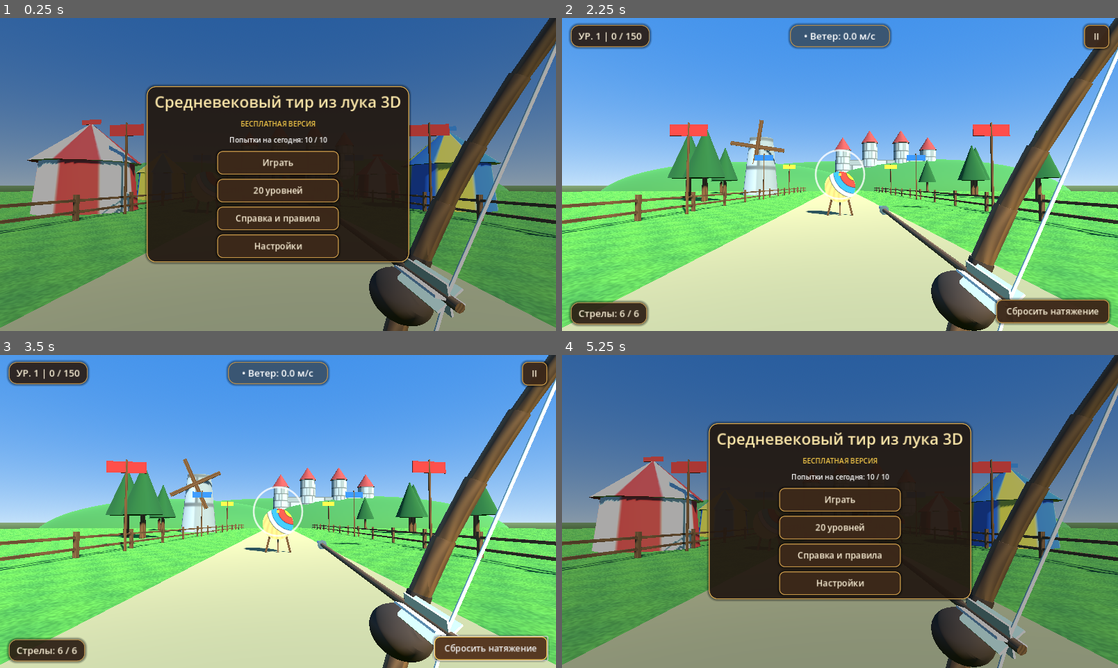
Above: before the commit, frames 1-4 (two rows, left to right).
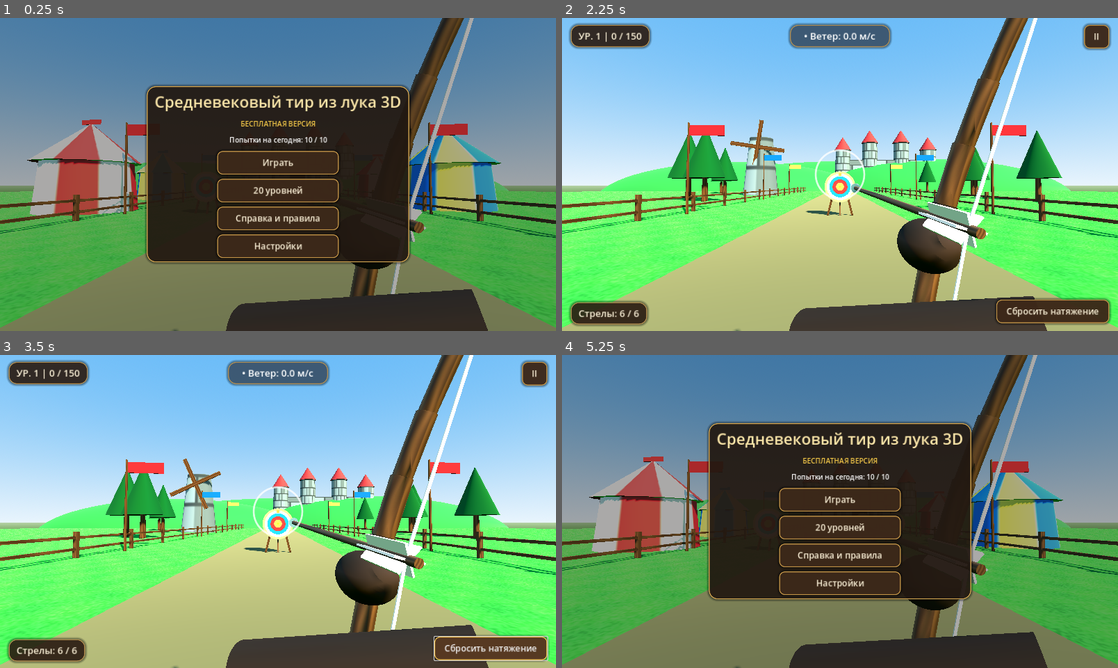
Above: after the commit, the same moments.

Repository: o1egkl/medieval-archery-3d
Game: Godot game, scene res://scenes/main.tscn
Two runs of this game, one before a commit and one after it. Both use one fixed random seed, a clock stepped at 60 frames per second and the inputs below.
Inputs:
- Up to frame 1 (0.25 s): no input
- Up to frame 2 (2.25 s): click "Играть" at 0.5 s; click "II" at 1.25 s; click "Играть" at 2 s
- Up to frame 3 (3.5 s): click "Сбросить натяжение" at 2.75 s
- Up to frame 4 (5.25 s): click "II" at 3.5 s; click "20 уровней" at 4.25 s; click "Назад" at 5 s

The runs differ from the first frame. In frame 1, 58% of the frame differs, in the area x 0-100%, y 0-100%; in frame 2, 84%; in frame 3, 84%; in frame 4, 58%.

Commit message:
Fix target ring centering, bow framing, flag pivots and lighting

Diff:
--- a/scripts/gameplay/bow_controller.gd
+++ b/scripts/gameplay/bow_controller.gd
@@ -32,8 +32,8 @@
 
 func _build_first_person_bow() -> void:
 	_bow_node = Node3D.new()
-	_bow_node.position = Vector3(0.28, -0.24, -0.58)
-	_bow_node.rotation_degrees = Vector3(4.0, 6.0, -18.0)
+	_bow_node.position = Vector3(0.20, -0.12, -0.56)
+	_bow_node.rotation_degrees = Vector3(2.0, 10.0, -14.0)
 	add_child(_bow_node)
 
 	var wood_mat := StandardMaterial3D.new()
@@ -250,4 +250,4 @@
 	_update_bowstring(draw_ratio)
 	if _bow_node != null:
 		var idle_bob := sin(Time.get_ticks_msec() * 0.002) * 0.008
-		_bow_node.position = Vector3(0.28, -0.24 + idle_bob - _recoil * 0.03, -0.58 + _recoil * 0.04)
+		_bow_node.position = Vector3(0.20, -0.12 + idle_bob - _recoil * 0.03, -0.56 + _recoil * 0.04)
--- a/scripts/gameplay/level_scene.gd
+++ b/scripts/gameplay/level_scene.gd
@@ -13,7 +13,7 @@
 var _env_root: Node3D
 var _targets_root: Node3D
 var _arrows_root: Node3D
-var _flags: Array[MeshInstance3D] = []
+var _flags: Array[Node3D] = []
 var _windmill_blades: Node3D
 
 var level_cfg: Dictionary = {}
@@ -121,14 +121,14 @@
 			sky_mat.ground_bottom_color = Color(0.22, 0.36, 0.16)
 			sky_mat.ground_horizon_color = Color(0.55, 0.68, 0.50)
 			light.light_color = Color(1.0, 0.96, 0.86)
-			light.light_energy = 1.35
+			light.light_energy = 1.05
 		"tournament":
 			sky_mat.sky_top_color = Color(0.18, 0.52, 0.94)
 			sky_mat.sky_horizon_color = Color(0.78, 0.90, 1.0)
 			sky_mat.ground_bottom_color = Color(0.20, 0.38, 0.14)
 			sky_mat.ground_horizon_color = Color(0.52, 0.70, 0.48)
 			light.light_color = Color(1.0, 0.95, 0.82)
-			light.light_energy = 1.45
+			light.light_energy = 1.10
 		"forest":
 			sky_mat.sky_top_color = Color(0.26, 0.24, 0.42)
 			sky_mat.sky_horizon_color = Color(0.88, 0.50, 0.30)
@@ -155,7 +155,8 @@
 	sky.sky_material = sky_mat
 	env.sky = sky
 	env.ambient_light_source = Environment.AMBIENT_SOURCE_SKY
-	env.ambient_light_energy = 0.65 if biome != "fortress" else 0.45
+	env.ambient_light_energy = 0.50 if biome != "fortress" else 0.35
+	env.tonemap_mode = Environment.TONE_MAPPER_ACES
 	world_env.environment = env
 	_env_root.add_child(world_env)
 	_env_root.add_child(light)
@@ -189,7 +190,7 @@
 	dirt.mesh = dpm
 	dirt.position = Vector3(0.0, 0.015, -42.0)
 	var dmat := StandardMaterial3D.new()
-	dmat.albedo_color = Color(0.68, 0.58, 0.38) * ground_tint
+	dmat.albedo_color = Color(0.50, 0.41, 0.25) * ground_tint
 	dmat.roughness = 0.96
 	dirt.material_override = dmat
 	_env_root.add_child(dirt)
@@ -295,16 +296,19 @@
 			pole.material_override = wood_mat
 			_env_root.add_child(pole)
 
+			var flag_pivot := Node3D.new()
+			flag_pivot.position = Vector3(side * 9.0, 4.95, -dist)
+			_env_root.add_child(flag_pivot)
 			var flag := MeshInstance3D.new()
 			var fbox := BoxMesh.new()
-			fbox.size = Vector3(2.2, 0.68, 0.05)
+			fbox.size = Vector3(2.1, 0.65, 0.05)
 			flag.mesh = fbox
-			flag.position = Vector3(side * 9.0, 4.95, -dist)
+			flag.position = Vector3(1.05, 0.0, 0.0)
 			var fmat := StandardMaterial3D.new()
 			fmat.albedo_color = colors[idx % colors.size()]
 			flag.material_override = fmat
-			_env_root.add_child(flag)
-			_flags.append(flag)
+			flag_pivot.add_child(flag)
+			_flags.append(flag_pivot)
 			idx += 1
 
 func _build_pavilion(pos: Vector3, col_a: Color, col_b: Color, tex_key: String) -> void:
--- a/scripts/gameplay/procedural_textures.gd
+++ b/scripts/gameplay/procedural_textures.gd
@@ -51,7 +51,7 @@
 			var ox := (x + (row % 2) * 16) % 32
 			var oy := y % 16
 			var mortar := (ox < 2 or oy < 2)
-			var base_v := 0.42 if mortar else (0.58 + float((row * 7 + int((x + row * 16) / 32) * 13) % 7) * 0.02)
+			var base_v := 0.30 if mortar else (0.44 + float((row * 7 + int((x + row * 16) / 32) * 13) % 7) * 0.018)
 			img.set_pixel(x, y, Color(base_v, base_v * 0.99, base_v * 0.96, 1.0))
 	var tex := ImageTexture.create_from_image(img)
 	_cache["stone"] = tex
--- a/scripts/gameplay/target.gd
+++ b/scripts/gameplay/target.gd
@@ -108,21 +108,29 @@
 	drum.material_override = straw_mat
 	_pivot.add_child(drum)
 
-	# Crisp painted bullseye face disk on front
-	var face := MeshInstance3D.new()
-	var fm := CylinderMesh.new()
-	fm.top_radius = radius * 0.99
-	fm.bottom_radius = radius * 0.99
-	fm.height = 0.02
-	fm.radial_segments = 32
-	face.mesh = fm
-	face.rotation_degrees.x = 90.0
-	face.position.z = 0.135
-	var face_mat := StandardMaterial3D.new()
-	face_mat.albedo_texture = ProcTex.get_target_face_texture()
-	face_mat.roughness = 0.78
-	face.material_override = face_mat
-	_pivot.add_child(face)
+	# Mathematically centered concentric rings (avoids CylinderMesh quadrant UV offset)
+	var ring_specs := [
+		{"scale": 0.86, "z": 0.132, "col": Color(0.95, 0.94, 0.90)},
+		{"scale": 0.68, "z": 0.138, "col": Color(0.16, 0.50, 0.84)},
+		{"scale": 0.48, "z": 0.144, "col": Color(0.86, 0.20, 0.16)},
+		{"scale": 0.26, "z": 0.150, "col": Color(0.98, 0.80, 0.10)},
+		{"scale": 0.07, "z": 0.155, "col": Color(0.82, 0.58, 0.04)}
+	]
+	for rs in ring_specs:
+		var ring := MeshInstance3D.new()
+		var rm := CylinderMesh.new()
+		rm.top_radius = radius * float(rs["scale"])
+		rm.bottom_radius = radius * float(rs["scale"])
+		rm.height = 0.012
+		rm.radial_segments = 32
+		ring.mesh = rm
+		ring.rotation_degrees.x = 90.0
+		ring.position.z = float(rs["z"])
+		var rmat := StandardMaterial3D.new()
+		rmat.albedo_color = rs["col"]
+		rmat.roughness = 0.78
+		ring.material_override = rmat
+		_pivot.add_child(ring)
 
 	# Wooden A-frame tripod stand (like the concept art)
 	if target_type != "pendulum":
